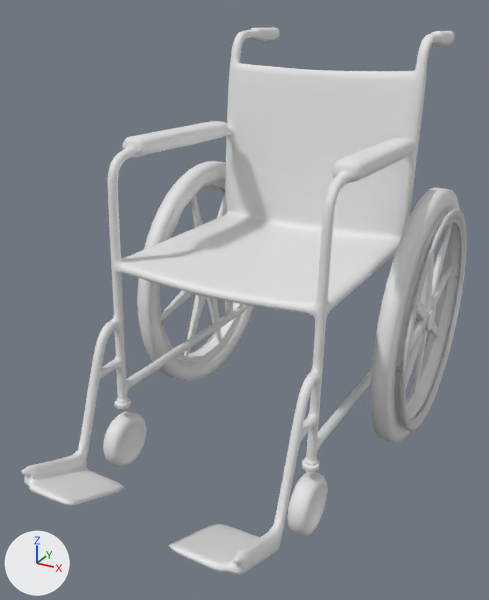
An edit to the FBX model Assets/3DModels/wheelchair 1.fbx, drawn before and after from the same camera.
Camera for both pictures: a camera (50 mm lens) standing at (0.915, -1.948, 1.595) and looking at (-0.031, -0.228, 0.735). The axes (+X, +Y, +Z) are drawn at lower left. The lights are the same throughout. Where no turn or scale is listed for an object, it has been applied to the vertices.

Names of what the first picture shows: 'back wheels.003', 'back wheels.005', 'front wheel.003', 'front wheel.004', 'seat.002', 'wheel handles.004'.
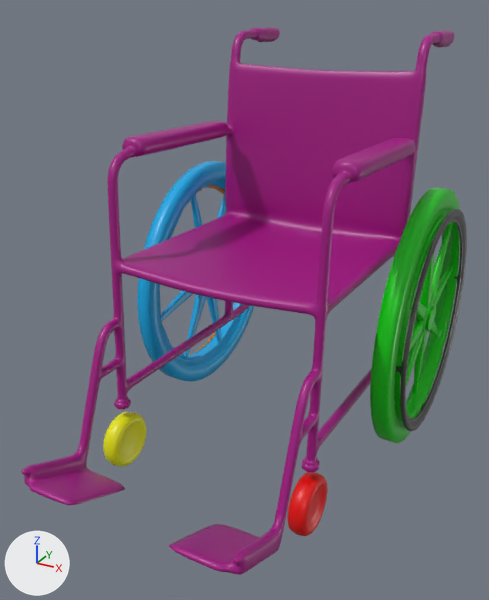
Pixel boxes (x1, y1, x2, y2) of what changed, in the pictures (489 x 600 px):
```json
{"object": "seat.002", "change": "recoloured", "before": [21, 27, 454, 575], "after": [21, 27, 454, 575]}
{"object": "back wheels.005", "change": "recoloured", "before": [370, 188, 460, 443], "after": [370, 188, 460, 443], "on screen": "grey to green"}
{"object": "back wheels.003", "change": "recoloured", "before": [137, 161, 254, 382], "after": [137, 161, 254, 382]}
{"object": "wheel handles.004", "change": "recoloured", "before": [396, 209, 467, 431], "after": [396, 209, 467, 431]}
{"object": "front wheel.004", "change": "recoloured", "before": [287, 472, 328, 536], "after": [287, 472, 328, 536], "on screen": "white to red"}
{"object": "front wheel.003", "change": "recoloured", "before": [103, 411, 147, 466], "after": [103, 411, 147, 466], "on screen": "grey to yellow"}
```

Edits to the scene script, one JSON object a line:
```json
{"op": "add", "block": "mat_chair", "code": ["mat_chair = principled_material('Chair')", "mat_chair.base_color = (0.371, 0.0063, 0.234)  # pink #a41385", "mat_chair.roughness = 0.4"]}
{"op": "add", "block": "mat_frontwheelr", "code": ["mat_frontwheelr = principled_material('FrontWheelR')", "mat_frontwheelr.base_color = (0.8, 0.8, 0.0)  # yellow #e7e700", "mat_frontwheelr.roughness = 0.4"]}
{"op": "add", "block": "mat_frontwheell", "code": ["mat_frontwheell = principled_material('FrontWheelL')", "mat_frontwheell.base_color = (0.8, 0.00082, 0.0)  # red #e70300", "mat_frontwheell.roughness = 0.4"]}
{"op": "add", "block": "mat_wheell", "code": ["mat_wheell = principled_material('WheelL')", "mat_wheell.base_color = (0.0, 0.597, 0.000602)  # green #00cb02", "mat_wheell.roughness = 0.4"]}
{"op": "add", "block": "mat_wheelr", "code": ["mat_wheelr = principled_material('WheelR')", "mat_wheelr.base_color = (0.0, 0.403, 0.8)  # cyan #00aae7", "mat_wheelr.roughness = 0.4"]}
{"op": "add", "block": "mat_wheelhandlel", "code": ["mat_wheelhandlel = principled_material('WheelHandleL')", "mat_wheelhandlel.base_color = (0.0545, 0.0545, 0.0545)  # black #424242", "mat_wheelhandlel.roughness = 0.4"]}
{"block": "me_mesh_002", "where": "me_mesh_002.from_pydata(...)  # 194 vertices, 192 faces; spans x -0.028..0.029, y -0.091..0.091, z -0.091..0.091"}
{"op": "add", "block": "me_mesh_002", "code": "me_mesh_002.materials.append(mat_frontwheell)  # red #e70300"}
{"block": "me_mesh_004", "where": "me_mesh_004.from_pydata(...)  # 2962 vertices, 3008 faces; spans x -0.045..0.03, y -0.437..0.437, z -0.437..0.436"}
{"op": "add", "block": "me_mesh_004", "code": "me_mesh_004.materials.append(mat_wheell)  # green #00cb02"}
{"block": "me_mesh_003", "where": "me_mesh_003.from_pydata(...)  # 928 vertices, 928 faces; spans x -0.044..0.015, y -0.381..0.382, z -0.382..0.381"}
{"op": "remove", "block": "me_mesh_003", "code": "me_mesh_003.materials.append(mat_material_001)  # light grey #c9c9cb"}
{"op": "add", "block": "me_mesh_003", "code": "me_mesh_003.materials.append(mat_wheelhandlel)  # black #424242"}
{"block": "me_mesh_006", "where": "me_mesh_006.from_pydata(...)  # 2962 vertices, 3008 faces; spans x -0.03..0.045, y -0.437..0.437, z -0.437..0.436"}
{"op": "add", "block": "me_mesh_006", "code": "me_mesh_006.materials.append(mat_wheelr)  # cyan #00aae7"}
{"block": "me_mesh_001", "where": "me_mesh_001.from_pydata(...)  # 4877 vertices, 4884 faces; spans x -0.42..0.42, y -0.95..0.57, z 0.29..1.51"}
{"op": "add", "block": "me_mesh_001", "code": "me_mesh_001.materials.append(mat_chair)  # pink #a41385"}
{"block": "me_mesh", "where": "me_mesh.from_pydata(...)  # 194 vertices, 192 faces; spans x -0.029..0.028, y -0.091..0.091, z -0.091..0.091"}
{"op": "add", "block": "me_mesh", "code": "me_mesh.materials.append(mat_frontwheelr)  # yellow #e7e700"}
```
